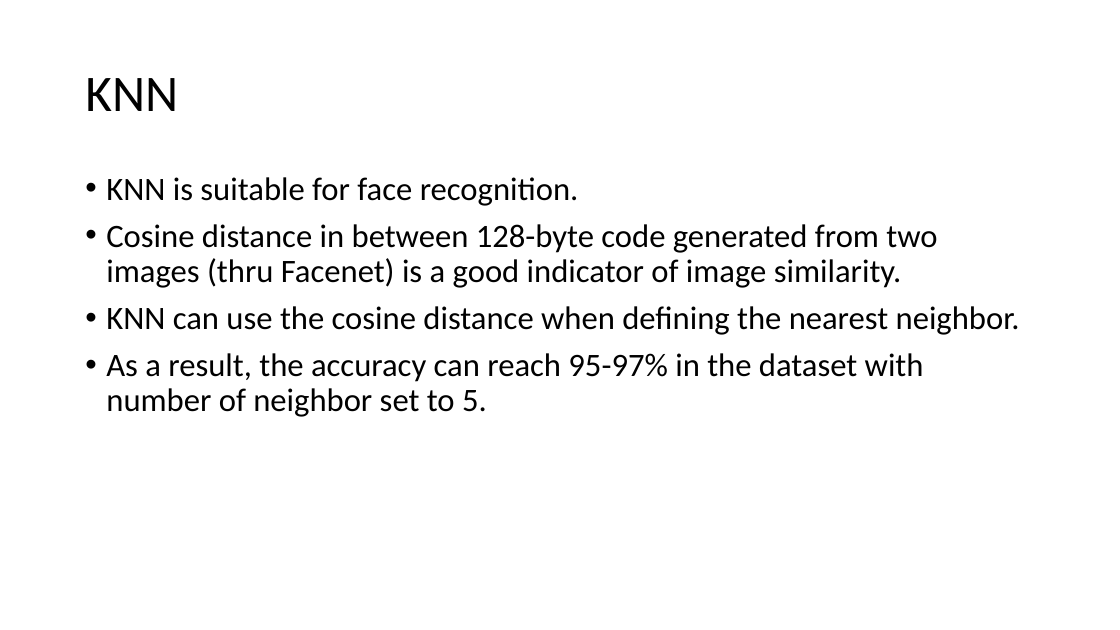
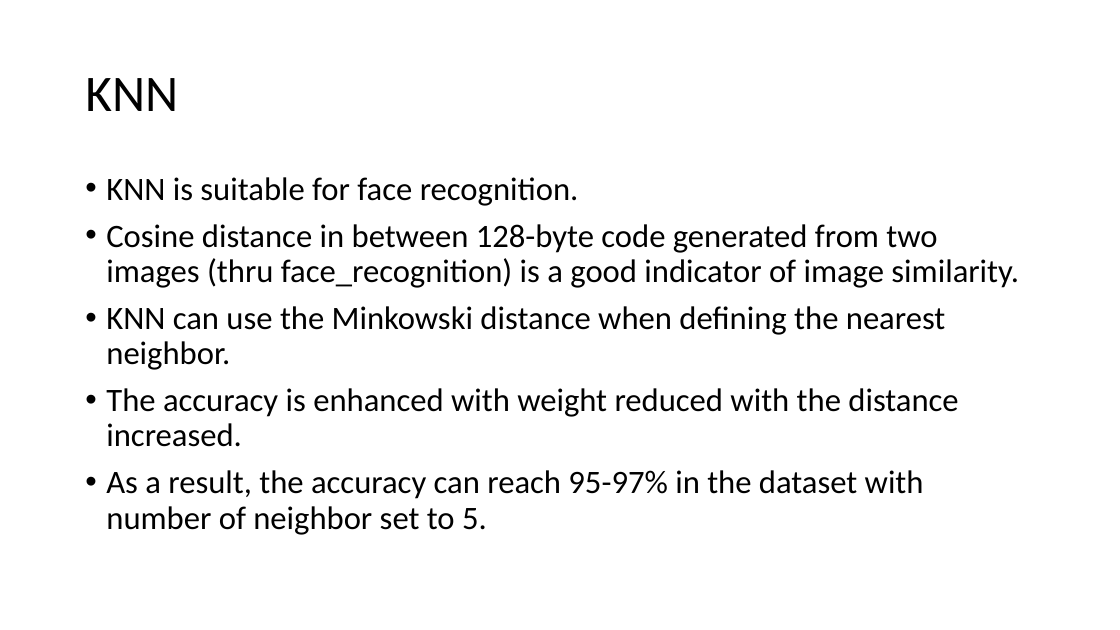
Before and after one commit to optimusium/capstone4, a slide deck: slide 31 of Face Recognition.pptx (slide 20 before the commit). Drawn at 1120x630 pixels with LibreOffice and Linux fonts; fonts in the diff are those of the drawing. Boxes give left, top, right and bottom in pixels: in the first picture for what was removed or moved away, otherwise in the second. Text is boxed around its words. In the diff, an @@ line names an element or a change of style, - is before the commit and + after.

```diff
--- a/Face Recognition.pptx
+++ b/Face Recognition.pptx
@@ text at (106,224,1019,447): text changed @@
-• Cosine distance in between 128-byte code generated from two images (thru Facenet) is a good indicator of image similarity.
-• KNN can use the cosine distance when defining the nearest neighbor.
+• Cosine distance in between 128-byte code generated from two images (thru face_recognition) is a good indicator of image similarity.
+• KNN can use the Minkowski distance when defining the nearest neighbor.
+• The accuracy is enhanced with weight reduced with the distance increased.
```
Also in this commit, not shown: 6 other slides changed, 12 slides added.
